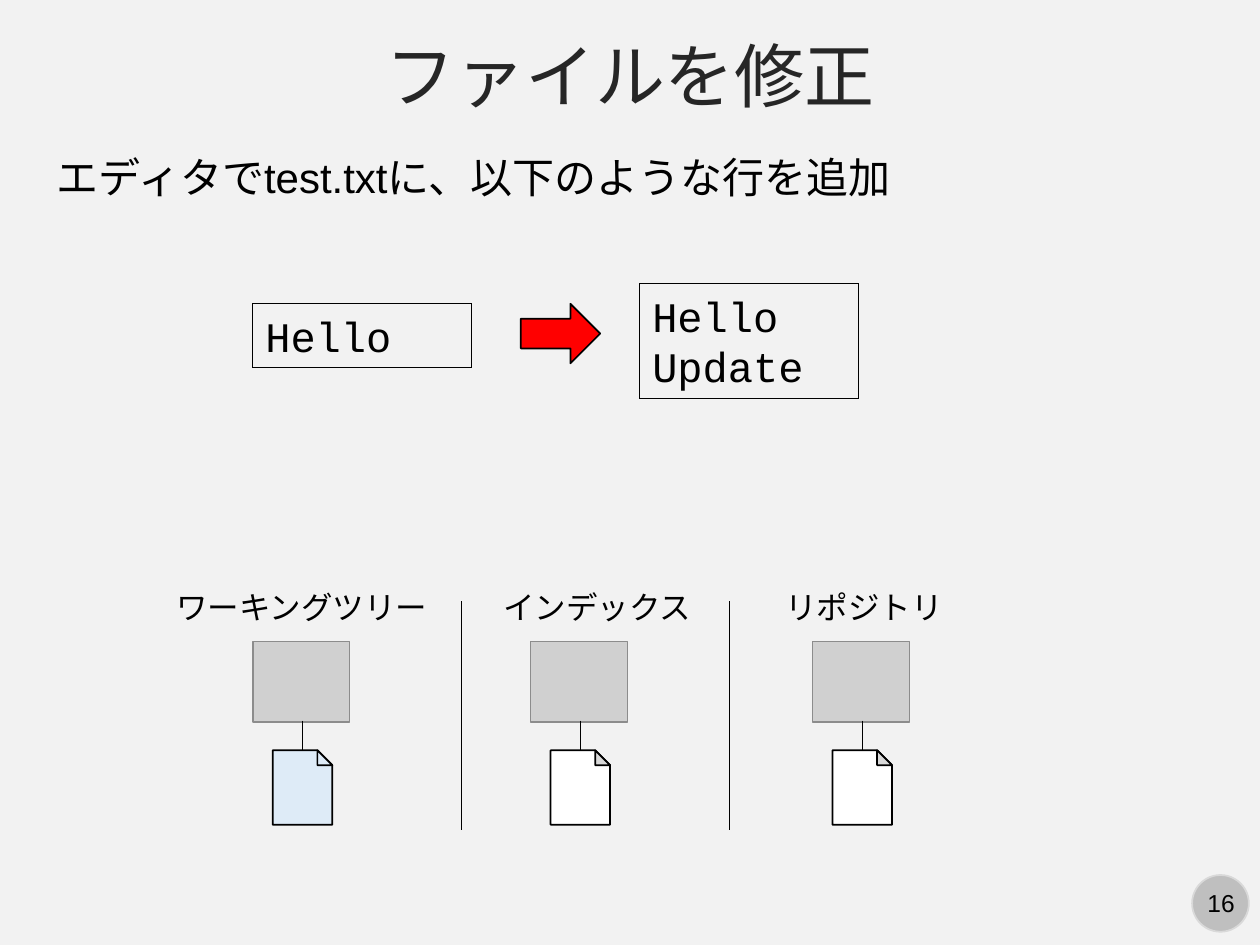
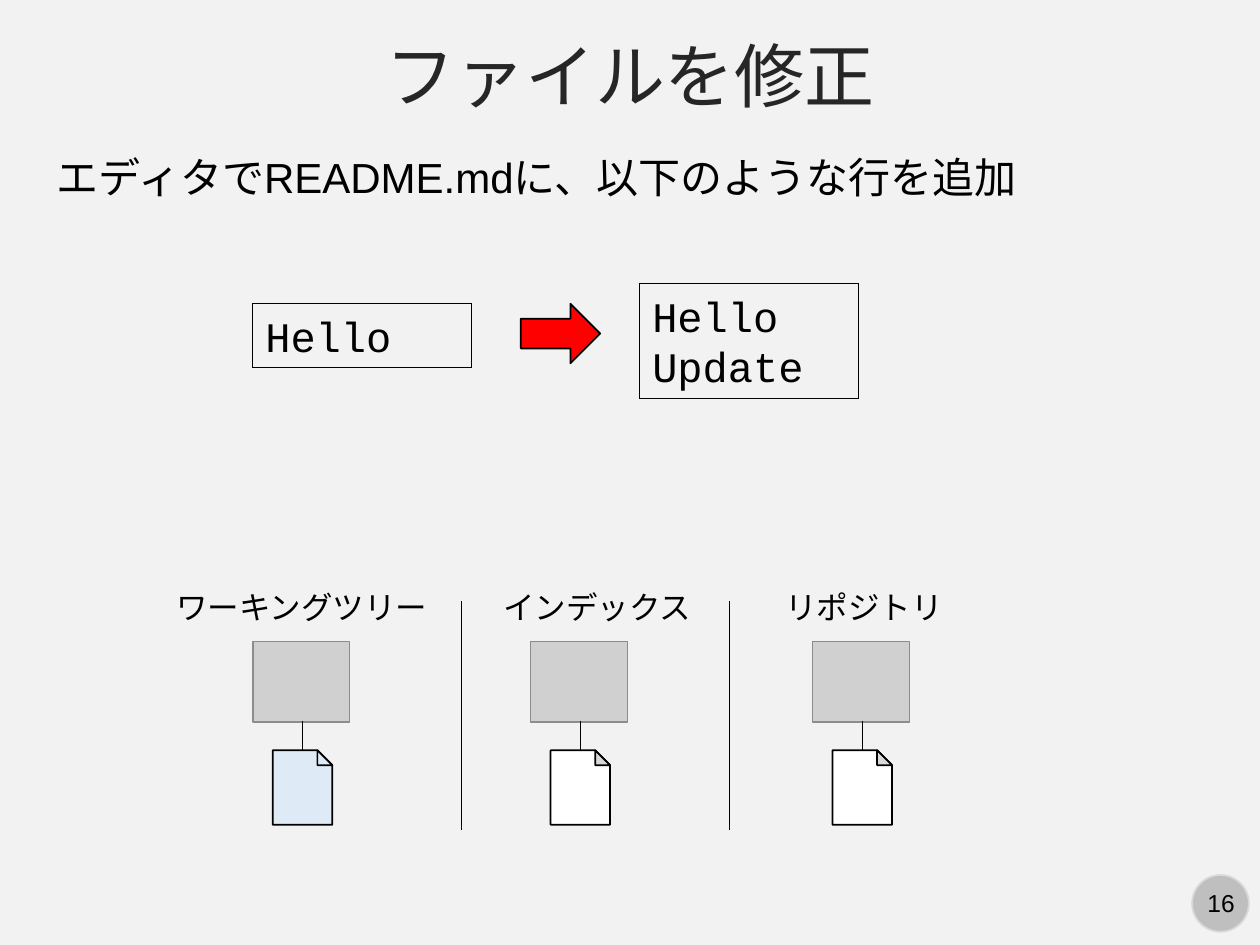
Before and after one commit to kaityo256/github, a slide deck: slide 16 of basics/fig/slide.pptx. Drawn at 1260x945 pixels with LibreOffice and Linux fonts; fonts in the diff are those of the drawing; grey boxes stand for pictures. Boxes give left, top, right and bottom in pixels: in the first picture for what was removed or moved away, otherwise in the second. Text is boxed around its words. In the diff, an @@ line names an element or a change of style, - is before the commit and + after.

```diff
--- a/basics/fig/slide.pptx
+++ b/basics/fig/slide.pptx
@@ text at bbox=[57, 157, 1017, 197]: text changed @@
-エディタでtest.txtに、以下のような行を追加
+エディタでREADME.mdに、以下のような行を追加
```
Also in this commit, not shown: 2 other slides changed.
